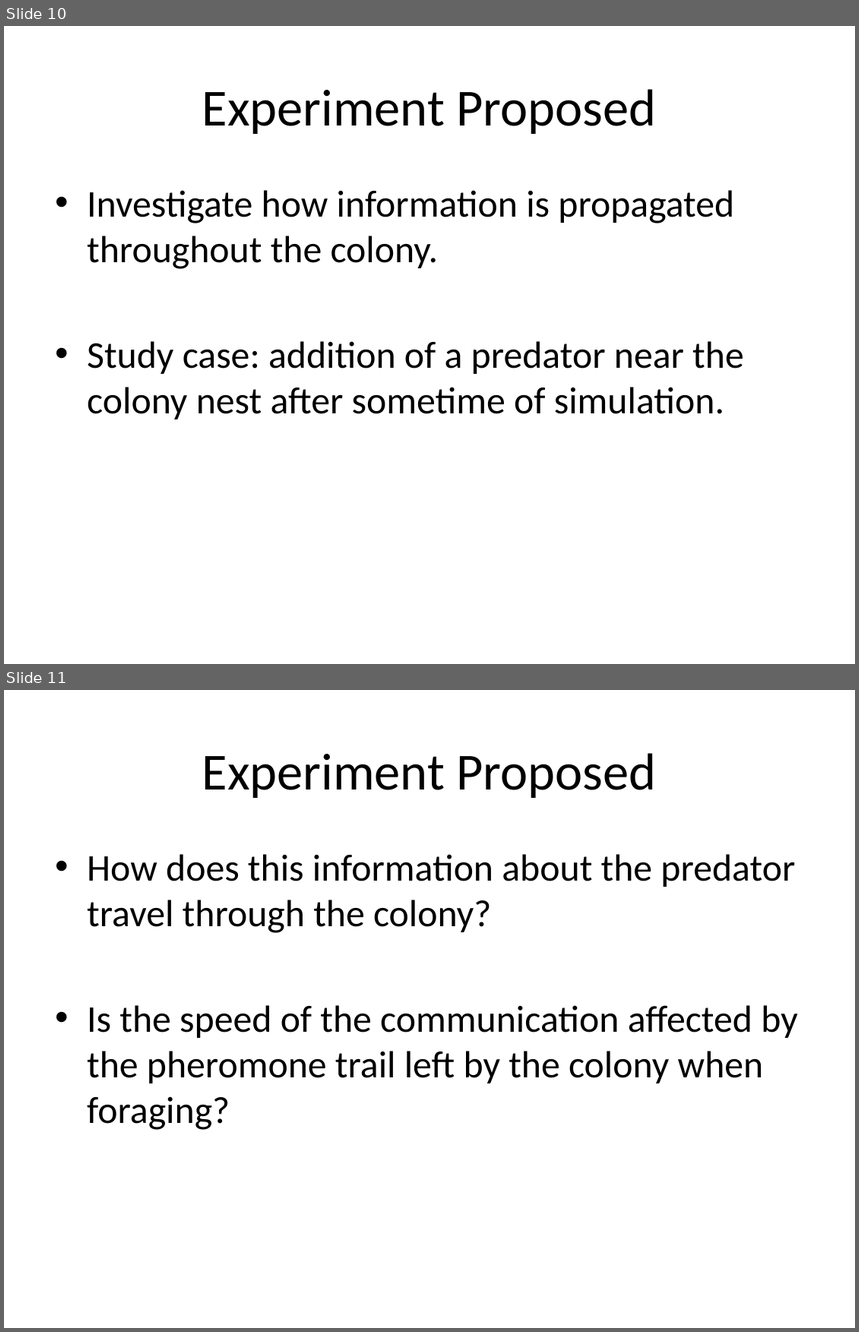
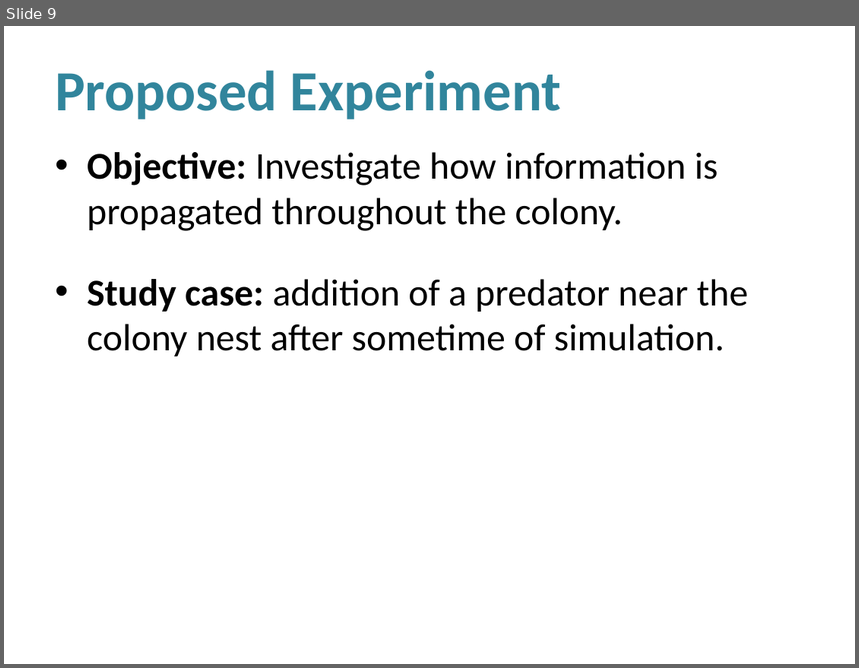
Before and after one commit to luiz-filipe/msc-project, a slide deck: presentation-june/Presentation.pptx. Shown one above the other, each under a label of ours: slides 10 and 11 before the commit, slide 9 after it. The pictures are 859x1332 and 859x668 pixels, drawn with LibreOffice and Linux fonts; fonts in the diff are those of the drawing; background and template pictures are left out. Boxes give left, top, right and bottom in pixels: in the first picture for what was removed or moved away, otherwise in the second. Text is boxed around its words. In the diff, an @@ line names an element or a change of style, - is before the commit and + after.

```diff
--- a/presentation-june/Presentation.pptx
+++ b/presentation-june/Presentation.pptx
@@ slide 11 removed at bbox=[4, 690, 855, 1328], background #FFFFFF @@
@@ title removed at bbox=[202, 753, 656, 798] @@
-Experiment Proposed
@@ text removed at bbox=[87, 854, 797, 1130] @@
-• How does this information about the predator travel through the colony?
-• Is the speed of the communication affected by the pheromone trail left by the colony when foraging?
@@ what was slide 10 is now slide 9 @@
@@ slide 9 changed as well @@
@@ title at bbox=[55, 70, 561, 119]: text changed; size 44 to 48 pt; text colour #000000 to #31859C; bold on @@
-Experiment Proposed
+Proposed Experiment
@@ text "Objective: Investigate how information is ...": place and size @@
-text "Objective: Investigate how information is ..." at bbox=[87, 190, 744, 420]
+text "Objective: Investigate how information is ..." at bbox=[87, 152, 749, 357]
@@ text at bbox=[87, 152, 718, 231]: text changed @@
-• Investigate how information is propagated throughout the colony.
+• Objective: Investigate how information is propagated throughout the colony.
@@ text at bbox=[87, 279, 749, 357]: bold on in "Study case:"; more space between paragraphs @@
```
Also in this commit, not shown: 8 other slides changed, 4 slides added, 4 other slides removed, 13 other files.
